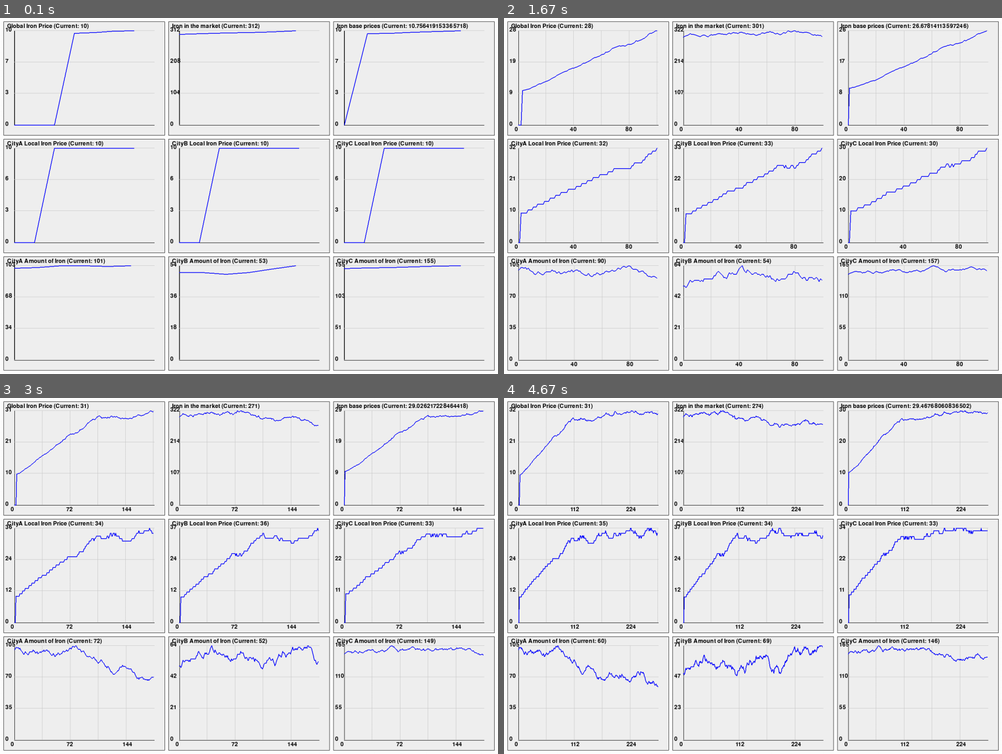
Above: before the commit, frames 1-4 (two rows, left to right).
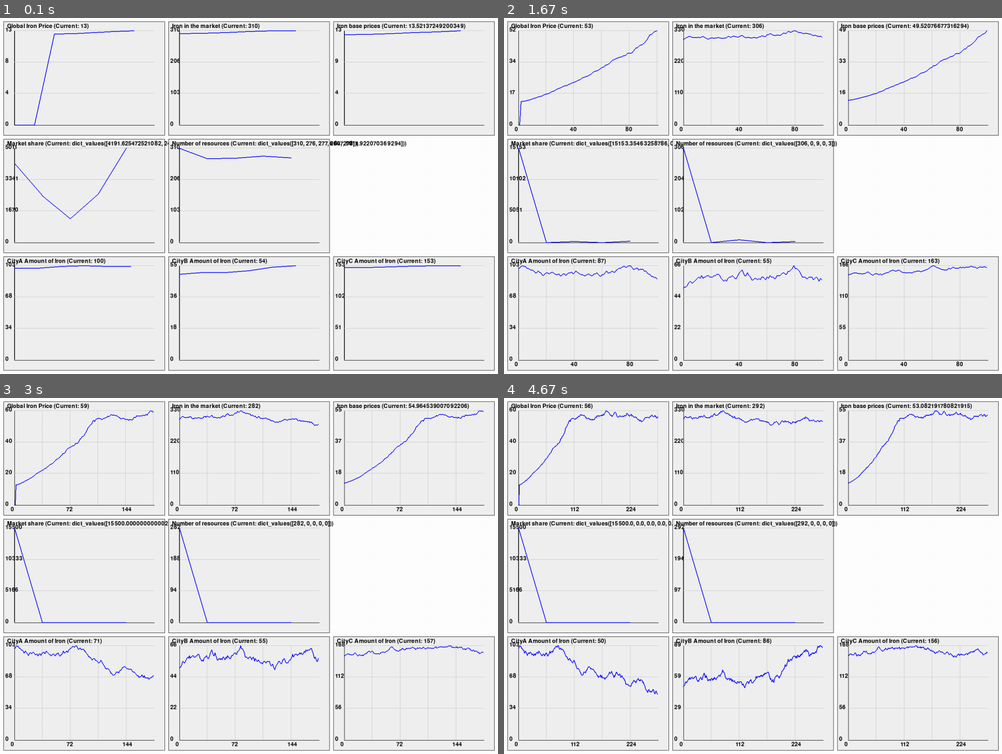
Above: after the commit, the same moments.

Repository: Neptun332/merchant-game-v2
Game: pygame game, started from game.py
Same seed, same stepped clock (60 frames per second), same inputs: the game is played once before the commit and once after it.
Inputs:
- Up to frame 1 (0.1 s): no input
- Up to frame 2 (1.67 s): no input
- Up to frame 3 (3 s): no input
- Up to frame 4 (4.67 s): no input

The runs differ from the first frame. In frame 1, 2.8% of the frame differs, in the area x 1-100%, y 1-79%; in frame 2, 4.0%; in frame 3, 4.2%; in frame 4, 4.6%, in the area x 1-100%, y 1-88%.

Commit message:
added proportional value of resources

Diff:
--- a/display.py
+++ b/display.py
@@ -144,17 +144,33 @@
                 title=f"Iron base prices (Current: {global_market.base_prices[ResourceName.Iron]})"
             )
 
-        # Draw local market prices for each city
-        city_index = 0
-        for city in global_market.cities.values():
-            if city_index < 3:  # Only show first two cities to avoid overcrowding
-                self.draw_chart(
-                    city.local_market.price_history[ResourceName.Iron],
-                    grid_x=city_index,
-                    grid_y=1,
-                    title=f"{city.name} Local Iron Price (Current: {int(city.local_market.current_price[ResourceName.Iron])})"
-                )
-                city_index += 1
+        if hasattr(global_market, 'market_share'):
+            self.draw_chart(
+                list(global_market.market_share.values()),
+                grid_x=0,
+                grid_y=1,
+                title=f"Market share (Current: {global_market.market_share.values()})"
+            )
+
+        if hasattr(global_market, 'total_amount'):
+            self.draw_chart(
+                list(global_market.total_amount.values()),
+                grid_x=1,
+                grid_y=1,
+                title=f"Number of resources (Current: {global_market.total_amount.values()})"
+            )
+
+        # # Draw local market prices for each city
+        # city_index = 0
+        # for city in global_market.cities.values():
+        #     if city_index < 3:  # Only show first two cities to avoid overcrowding
+        #         self.draw_chart(
+        #             city.local_market.price_history[ResourceName.Iron],
+        #             grid_x=city_index,
+        #             grid_y=1,
+        #             title=f"{city.name} Local Iron Price (Current: {int(city.local_market.current_price[ResourceName.Iron])})"
+        #         )
+        #         city_index += 1
 
         city_index = 0
         for city in global_market.cities.values():
--- a/game.py
+++ b/game.py
@@ -22,7 +22,7 @@
         # Setup cities
         city1 = City(
             name="CityA",
-            production_buildings=[Farm(), IronMine()],
+            production_buildings=[IronMine()],
             local_market=LocalMarket(
                 global_market=self.global_market,
                 resources={
@@ -50,7 +50,7 @@
         )
         city3 = City(
             name="CityC",
-            production_buildings=[IronMine(), ToolsSmithy()],
+            production_buildings=[IronMine()],
             local_market=LocalMarket(
                 global_market=self.global_market,
                 resources={
--- a/global_market.py
+++ b/global_market.py
@@ -15,7 +15,7 @@
         self.price_change_factor = 5
         self.number_of_ticks_for_average = 20
         self.total_gold = 0
-        self.base_prices = defaultdict(int)
+        self.base_prices = defaultdict(float)
 
         self.price_history = {
             ResourceName.Iron: [self.base_prices[ResourceName.Iron]]
@@ -42,6 +42,14 @@
         }
 
         self.local_markets: list[LocalMarket] = []
+        self.price_value_modifiers = {
+            ResourceName.Iron: 1.5,
+            ResourceName.Wood: 1,
+            ResourceName.Wheat: 0.5,
+            ResourceName.Stone: 1,
+            ResourceName.Tools: 2
+        }
+        self.market_share = defaultdict(float)
 
 
     def update_prices(self):
@@ -49,8 +57,9 @@
         self.calculate_total_resource_consumed()
         self.calculate_total_resource_produced()
         self.calculate_total_resource_amount()
+        self.calculate_total_gold()
+        self.calculate_market_share()
         self.calculate_base_prices()
-        self.calculate_total_gold()
 
         for resource_name in self.price_history.keys():
             # Update price history
@@ -64,7 +73,6 @@
 
         for local_market in self.local_markets:
             local_market.update_prices()
-
 
     def get_resource_price(self, resource_name: ResourceName) -> float:
         return (self.base_prices[resource_name] * (1 + self.get_resource_price_change(resource_name)))
@@ -134,9 +142,9 @@
         return self.total_gold
 
     def calculate_base_prices(self):
-        self.base_prices = {
-            ResourceName.Iron: self.total_gold / sum(self.total_amount.values())
-        }
+        for resource_name, market_share in self.market_share.items():
+            self.base_prices[resource_name] = market_share / max(1, self.total_amount[resource_name])
+            print(f"Base price for {resource_name}: {self.base_prices[resource_name]}")
         return self.base_prices
 
 
@@ -145,3 +153,17 @@
 
     def get_recent_average_consumption(self, resource_name: ResourceName):
         return sum(self.consumption_history[resource_name][-self.number_of_ticks_for_average:]) / self.number_of_ticks_for_average
+
+    def get_proportional_value_for_single_unit(self):
+        number_of_units_per_resource = [self.price_value_modifiers[resource_name] * ammount for resource_name, ammount in self.total_amount.items()]
+
+        return self.total_gold / (sum(number_of_units_per_resource) + 1)
+
+    def get_number_of_units_per_resource(self):
+        return {resource_name: self.price_value_modifiers[resource_name] * ammount for resource_name, ammount in self.total_amount.items()}
+
+    def calculate_market_share(self):
+        number_of_units_per_resource = self.get_number_of_units_per_resource()
+        price_of_single_unit = self.total_gold / (max(1, sum(number_of_units_per_resource.values())))
+        for resource_name in self.total_amount.keys():
+            self.market_share[resource_name] = number_of_units_per_resource[resource_name] * price_of_single_unit
